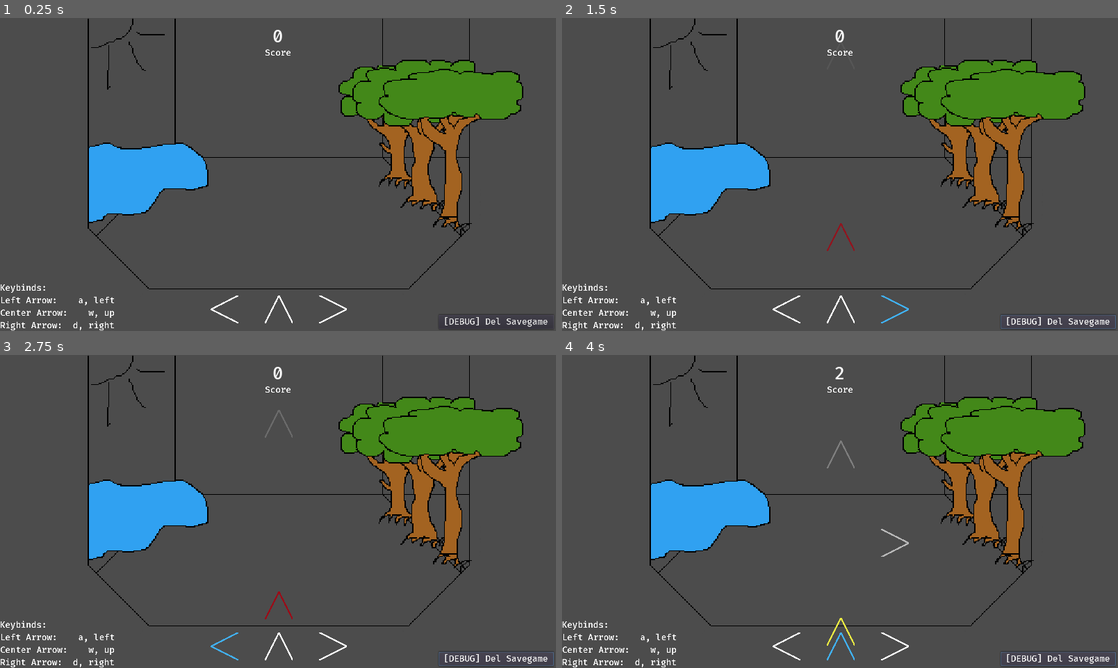
Above: before the commit, frames 1-4 (two rows, left to right).
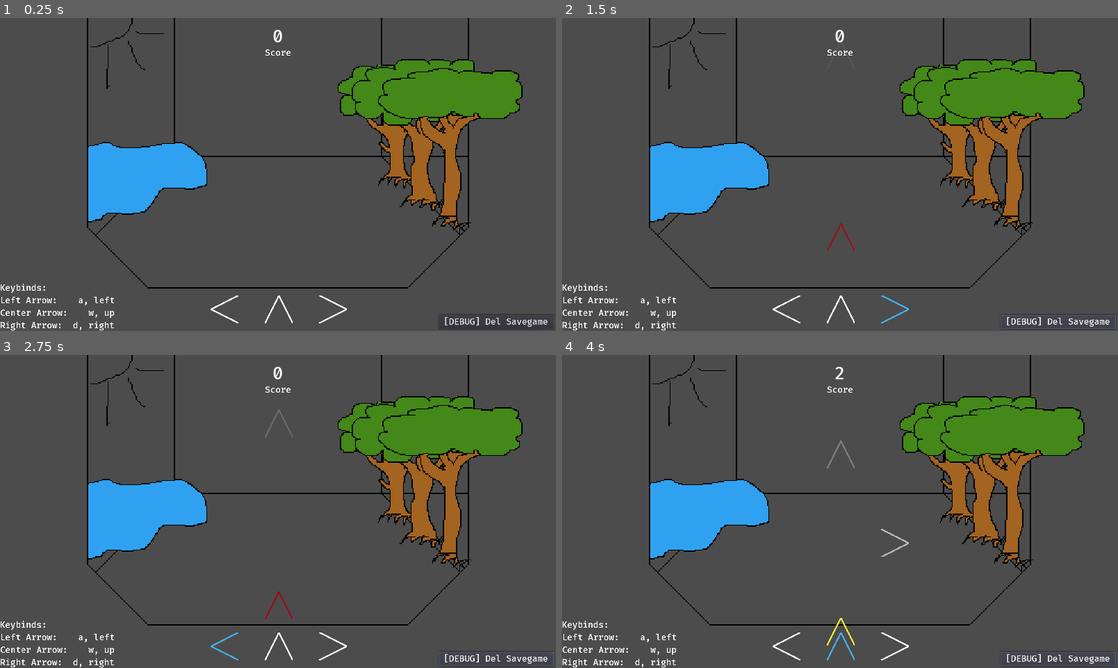
Above: after the commit, the same moments.

Repository: Sntx626/GameJam5
Game: Godot game, scene res://Scenes/MainScene.tscn
Same seed, same stepped clock (60 frames per second), same inputs: the game is played once before the commit and once after it.
Inputs:
- Up to frame 1 (0.25 s): no input
- Up to frame 2 (1.5 s): click "[DEBUG] Del Savegame" at 0.5 s; hold Right (A_right) from 1.28 s (still down); tap P (prestige, bound only after the commit) at 1.35 s
- Up to frame 3 (2.75 s): tap O (supremacy, bound only after the commit) at 1.55, 2.1 s; release Right (A_right) at 2.03 s; hold Left (A_left) from 2.03 s (still down); tap P (prestige, bound only after the commit) at 2.3 s
- Up to frame 4 (4 s): release Left (A_left) at 2.78 s; hold Right (A_right) 2.78-3.53 s; tap P (prestige, bound only after the commit) at 2.85, 3.8 s; tap O (supremacy, bound only after the commit) at 3.05, 3.6 s; hold Up (A_up) from 3.53 s (still down)

The runs differ from the first frame. In frame 1, 3.0% of the frame differs, in the area x 15-95%, y 0-87%; in frame 2, 3.0%; in frame 3, 3.0%; in frame 4, 3.0%.

Commit message:
Added v0 of upgrade system

Diff:
--- a/Scenes/Clicker.gd
+++ b/Scenes/Clicker.gd
@@ -31,12 +31,28 @@
 	if sleep > 1:
 		for i in range(len(data["score"]["buyer"])):
 			if data["score"]["buyer"][i] > 0:
-				add_to_currency(i, data["score"]["buyer"][i])
+				add_to_currency(i, (i+1)*data["score"]["buyer"][i])
 		sleep = 0
+	buy_upgrades()
+
+func buy_upgrades():
+	if Input.is_action_just_pressed("prestige") and len(data["score"]["currencies"]) > 0:
+		if data["score"]["currencies"][len(data["score"]["currencies"])-1] >= 1000:
+			add_to_buyer(len(data["score"]["currencies"])-1, 1)
+			data["score"]["currencies"][len(data["score"]["currencies"])-1] = 0
+	if Input.is_action_just_pressed("supremacy") and len(data["score"]["buyer"]) > 0:
+		if data["score"]["buyer"][len(data["score"]["buyer"])-1] >= 10:
+			add_to_buyer(len(data["score"]["currencies"]), 1)
+
+func sum(arr:Array):
+	var val = 0
+	for v in arr:
+		val += v
+	return val
 
 func update_text():
 	if len(data["score"]["currencies"]) > 0:
-		$Score/ScoreValue.text = str(data["score"]["currencies"][0])
+		$Score/ScoreValue.text = str(sum(data["score"]["currencies"]))
 
 func update_combo(newValue, canFail):
 	$Score/ComboLabel.text = str(newValue) + 'x';
--- a/Scenes/Clicker.tscn
+++ b/Scenes/Clicker.tscn
@@ -4,7 +4,7 @@
 [ext_resource path="res://Fonts/fira_code_medium.tres" type="DynamicFont" id=2]
 [ext_resource path="res://Scenes/Keybinds.gd" type="Script" id=3]
 
-[node name="Klicker" type="Node2D"]
+[node name="Clicker" type="Node2D"]
 script = ExtResource( 1 )
 
 [node name="Score" type="Node2D" parent="."]
--- a/Scenes/Keybinds.gd
+++ b/Scenes/Keybinds.gd
@@ -17,8 +17,8 @@
 		else:
 			prestige = false
 
-	if len(get_parent().data["prestige"]["currencies"]) > 0:
-		if get_parent().data["prestige"]["currencies"][len(get_parent().data["prestige"]["currencies"])-1] >= 1000:
+	if len(get_parent().data["score"]["buyer"]) > 0:
+		if get_parent().data["score"]["buyer"][len(get_parent().data["score"]["buyer"])-1] >= 10:
 			supremacy = true
 		else:
 			supremacy = false
--- a/Scenes/MainScene.tscn
+++ b/Scenes/MainScene.tscn
@@ -17,7 +17,7 @@
 script = ExtResource( 1 )
 
 [node name="stageExample" type="Sprite" parent="."]
-position = Vector2( 256.707, 144.707 )
+position = Vector2( 256, 144 )
 texture = ExtResource( 4 )
 
 [node name="RythmGame" parent="." instance=ExtResource( 2 )]
--- a/project.godot
+++ b/project.godot
@@ -43,6 +43,16 @@
 , Object(InputEventKey,"resource_local_to_scene":false,"resource_name":"","device":0,"alt":false,"shift":false,"control":false,"meta":false,"command":false,"pressed":false,"scancode":65,"unicode":0,"echo":false,"script":null)
  ]
 }
+prestige={
+"deadzone": 0.5,
+"events": [ Object(InputEventKey,"resource_local_to_scene":false,"resource_name":"","device":0,"alt":false,"shift":false,"control":false,"meta":false,"command":false,"pressed":false,"scancode":80,"unicode":0,"echo":false,"script":null)
+ ]
+}
+supremacy={
+"deadzone": 0.5,
+"events": [ Object(InputEventKey,"resource_local_to_scene":false,"resource_name":"","device":0,"alt":false,"shift":false,"control":false,"meta":false,"command":false,"pressed":false,"scancode":79,"unicode":0,"echo":false,"script":null)
+ ]
+}
 
 [physics]
 
